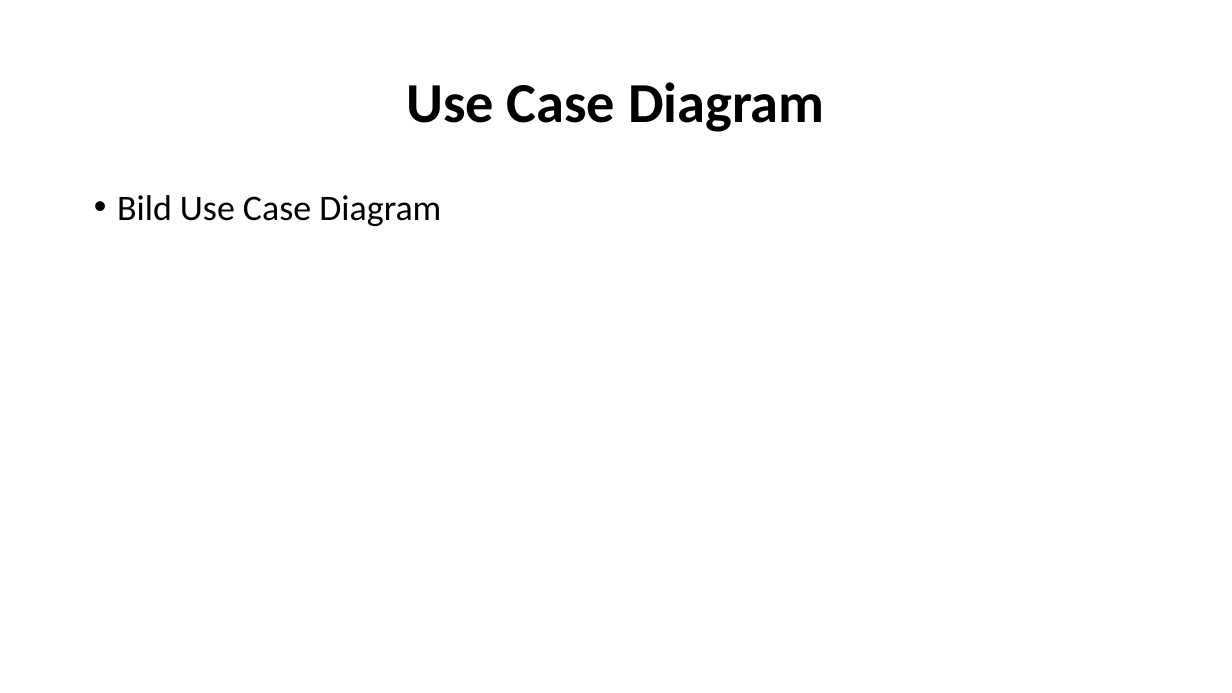
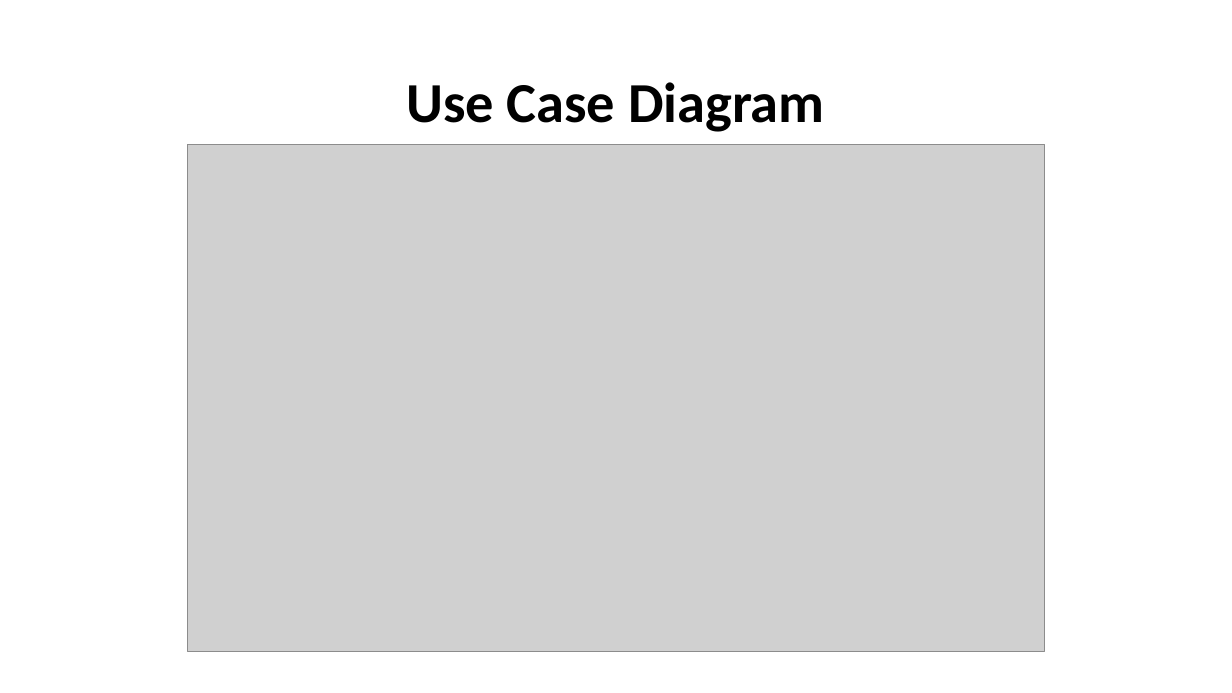
Before and after one commit to PosSystems/pos, a slide deck: slide 3 of PoS Systems.pptx. Drawn at 1232x693 pixels with LibreOffice and Linux fonts; fonts in the diff are those of the drawing; grey boxes stand for pictures. Boxes give left, top, right and bottom in pixels: in the first picture for what was removed or moved away, otherwise in the second. Text is boxed around its words. In the diff, an @@ line names an element or a change of style, - is before the commit and + after.

```diff
--- a/PoS Systems.pptx
+++ b/PoS Systems.pptx
@@ picture added at box(188, 144, 1045, 652) @@
@@ text removed at box(117, 195, 441, 226) @@
-• Bild Use Case Diagram
```
Also in this commit, not shown: 1 other slide changed, 1 slide added.
